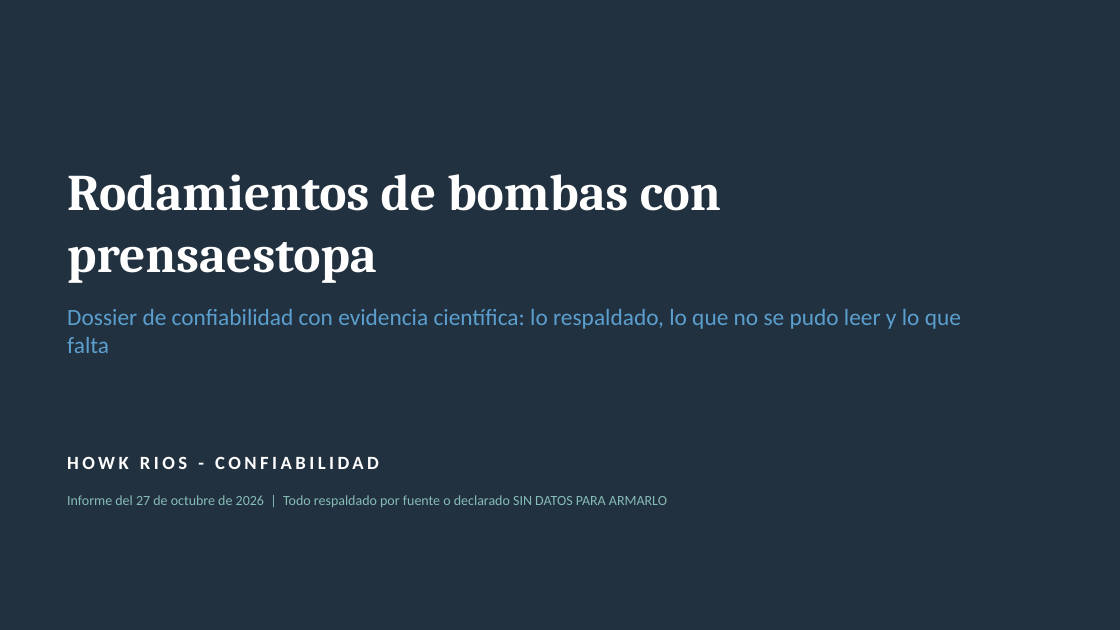
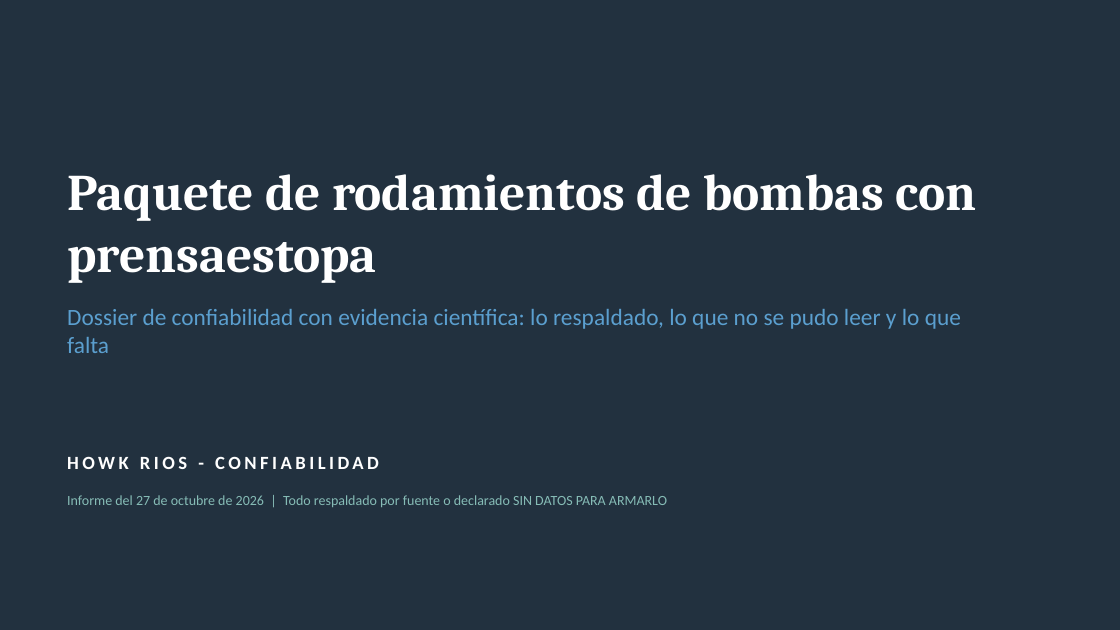
Before and after one commit to howkrios-65/clima-lima, a slide deck: slide 1 of docs/entregables/presentacion_bomba_prensaestopa.pptx. Drawn at 1120x630 pixels with LibreOffice and Linux fonts; fonts in the diff are those of the drawing. Boxes give left, top, right and bottom in pixels: in the first picture for what was removed or moved away, otherwise in the second. Text is boxed around its words. In the diff, an @@ line names an element or a change of style, - is before the commit and + after.

```diff
--- a/docs/entregables/presentacion_bomba_prensaestopa.pptx
+++ b/docs/entregables/presentacion_bomba_prensaestopa.pptx
@@ text at (67,174,976,283): text changed @@
-Rodamientos de bombas con prensaestopa
+Paquete de rodamientos de bombas con prensaestopa
```
Also in this commit, not shown: 8 other slides changed, 2 slides added, 14 other files.
